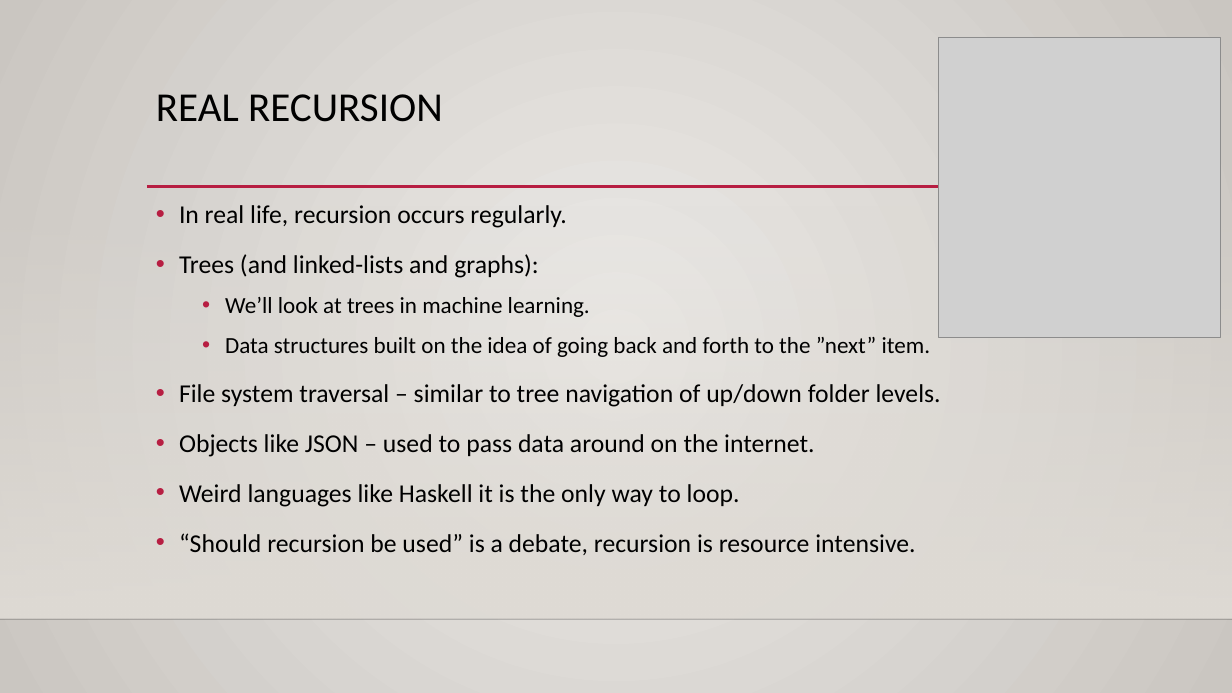
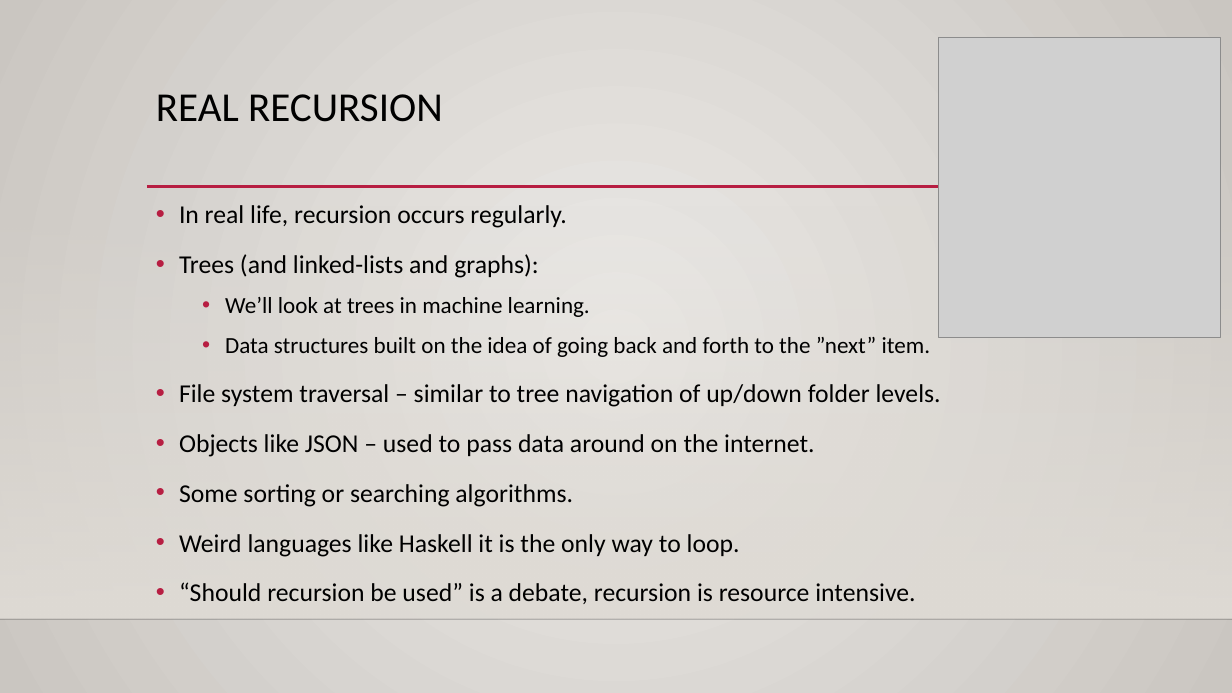
Before and after one commit to okohnkay/Programming_Basics_for_ML, a slide deck: slide 11 of course_material/slides/008_recursion.pptx (slide 10 before the commit). Drawn at 1232x693 pixels with LibreOffice and Linux fonts; fonts in the diff are those of the drawing; grey boxes stand for pictures; background and template pictures are left out. Boxes give left, top, right and bottom in pixels: in the first picture for what was removed or moved away, otherwise in the second. Text is boxed around its words. In the diff, an @@ line names an element or a change of style, - is before the commit and + after.

```diff
--- a/course_material/slides/008_recursion.pptx
+++ b/course_material/slides/008_recursion.pptx
@@ text at (179, 484, 573, 507): paragraph added @@
+• Some sorting or searching algorithms.
```
Also in this commit, not shown: 1 slide added, 3 other files.
